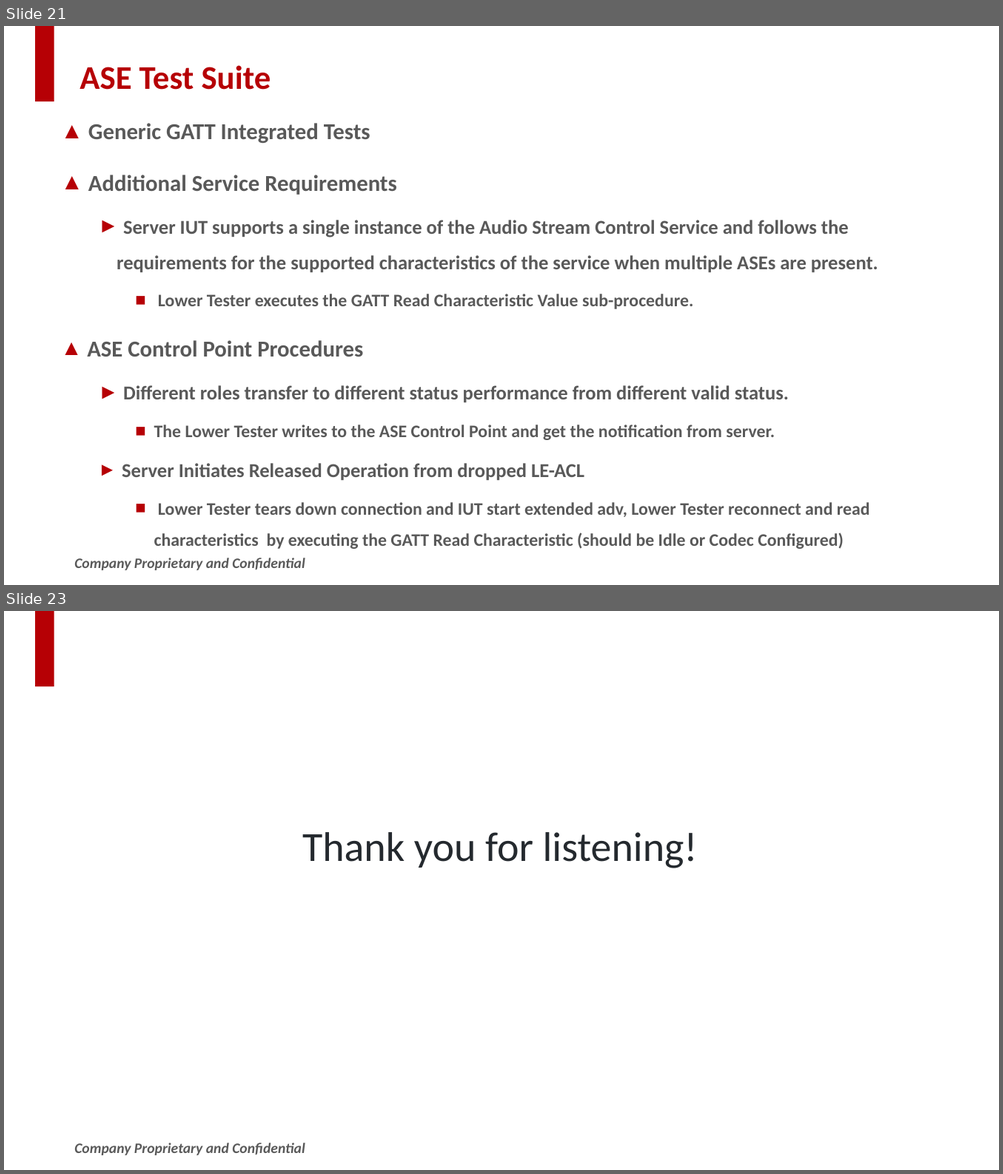
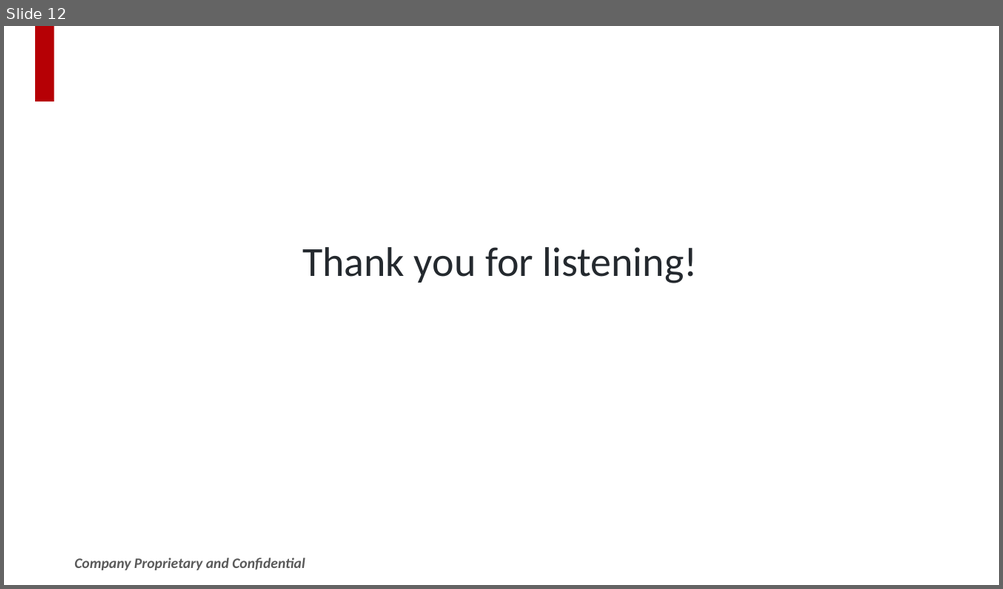
Before and after one commit to SWJTUjch/obsidian, a slide deck: Bluetooth/LE Audio/MCP/LE_Audio_MCP_sharing.pptx. Shown one above the other, each under a label of ours: slides 21 and 23 before the commit, slide 12 after it; the slides between them are not shown. The pictures are 1003x1174 and 1003x589 pixels, drawn with LibreOffice and Linux fonts; fonts in the diff are those of the drawing; background and template pictures are left out. Boxes give left, top, right and bottom in pixels: in the first picture for what was removed or moved away, otherwise in the second. Text is boxed around its words. In the diff, an @@ line names an element or a change of style, - is before the commit and + after.

```diff
--- a/Bluetooth/LE Audio/MCP/LE_Audio_MCP_sharing.pptx
+++ b/Bluetooth/LE Audio/MCP/LE_Audio_MCP_sharing.pptx
@@ slide 21 removed at (4,26,999,585), background #FFFFFF; not listed: 2 template elements that a slide beside it also shows @@
@@ title removed at (79,65,271,90) @@
-ASE Test Suite
@@ text removed at (87,123,878,549) @@
-▲ Generic GATT Integrated Tests
-▲ Additional Service Requirements
-  ► Server IUT supports a single instance of the Audio Stream Control Service and follows the requirements for the supported characteristics of the service when multiple ASEs are present.
-    ■ Lower Tester executes the GATT Read Characteristic Value sub-procedure.
-▲ ASE Control Point Procedures
-  ► Different roles transfer to different status performance from different valid status.
-    ■ The Lower Tester writes to the ASE Control Point and get the notification from server.
-  ► Server Initiates Released Operation from dropped LE-ACL
-    ■ Lower Tester tears down connection and IUT start extended adv, Lower Tester reconnect and read characteristics by executing the GATT Read Characteristic (should be Idle or Codec Configured)
@@ what was slide 23 is now slide 12 @@
```
Also in this commit, not shown: 6 slides changed, 4 slides added, 14 other slides removed, 19 other files.
